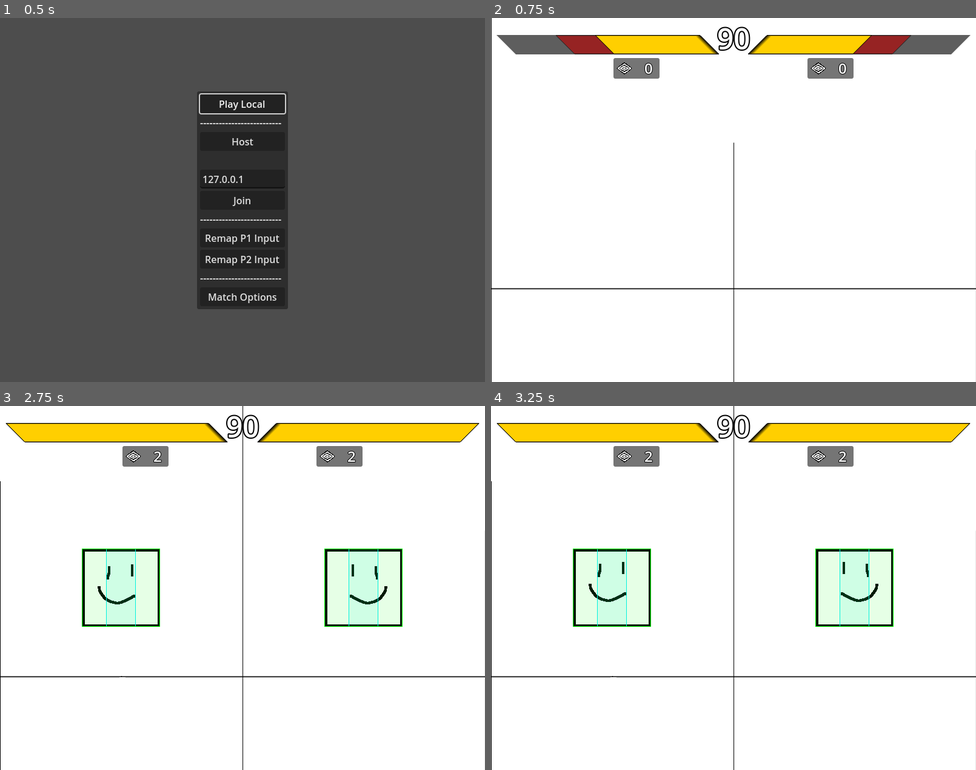
Above: before the commit, frames 1-4 (two rows, left to right).
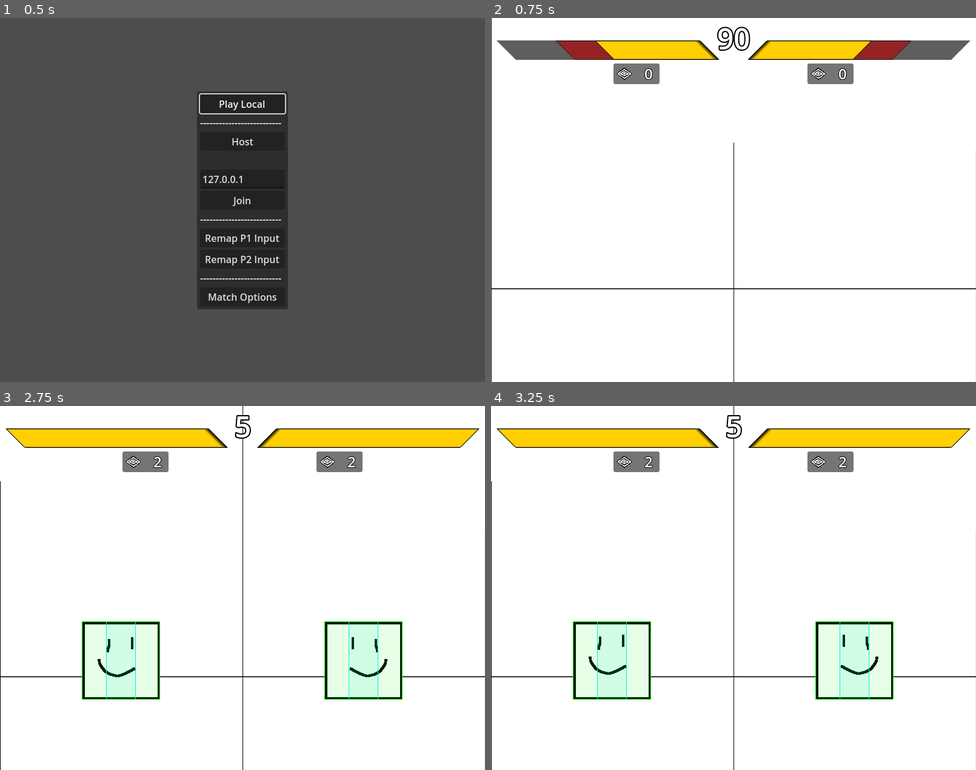
Above: after the commit, the same moments.

Repository: SamBumgardner/spellstrike
Game: Godot game, scene res://network/main.tscn
Same seed, same stepped clock (60 frames per second), same inputs: the game is played once before the commit and once after it.
Inputs (mouse positions are in pixels of both pictures, inside the frame that each line leads up to):
- Up to frame 1 (0.5 s): no input
- Up to frame 2 (0.75 s): click "Play Local" at 0.5 s
- Up to frame 3 (2.75 s): tap Enter at 1.25 s; move the mouse to (349, 569) at 1.27 s; hold Up 1.28-2 s; click (349, 569) at 1.42 s; tap Space at 2 s; drag from (145, 606) to (218, 660) at 2.02 s
- Up to frame 4 (3.25 s): move the mouse to (782, 507) at 2.77 s; hold Up from 2.78 s (still down)

Frame 1 is identical in both runs. In frame 2, 4.1% of the frame differs, in the area x 1-99%, y 4-19%; in frame 3, 18%, in the area x 1-99%, y 2-81%; in frame 4, 18%.

Commit message:
add timeout display logic
Also fixes the handling of double kos

Diff:
--- a/game/TestGameplay.gd
+++ b/game/TestGameplay.gd
@@ -26,9 +26,11 @@
 @onready var combo_counter_2: ComboCounter = $UI/BattleHUD/ComboCounter2
 @onready var special_counter_1: SpecialCounter = $UI/BattleHUD/SpecialCounter
 @onready var special_counter_2: SpecialCounter = $UI/BattleHUD/SpecialCounter2
+@onready var round_timer_display: RoundTimerDisplay = $UI/BattleHUD/RoundTimerDisplay
 
 @onready var interaction_resolver: InteractionResolver = $InteractionResolver
 @onready var camera_control: CameraControl = $CameraControl
+@onready var round_timer: NetworkTimer = $RoundTimer
 
 enum Side {
     P1 = 0,
@@ -57,20 +59,20 @@
     else:
         SyncManager.set_network_adaptor(preload("res://addons/godot-rollback-netcode/DummyNetworkAdaptor.gd").new())
 
-
-
     # SyncManager.start_logging("D:/detailed_logs/logfile_%s" % multiplayer.get_unique_id())
 
     if multiplayer.is_server():
         $StartMatchTimer.start(2)
         $StartMatchTimer.timeout.connect(SyncManager.start)
+
+    round_timer.timeout.connect(_on_round_timer_timeout)
 
 func _on_sync_started():
     if match_options == null:
         push_error("Match Options is unset. Falling back to default options...")
         match_options = MatchOptions.generate_default()
 
-    var fighterP1: Player = SyncManager.spawn("fighter0", self, preload("res://player/Player.tscn"), {'x': - 200, 'y': 300, 'c': Player.Characters.SPEED, 't': Player.Side.P1}, false);
+    var fighterP1: Player = SyncManager.spawn("fighter0", self, preload("res://player/Player.tscn"), {'x': - 200, 'y': 420, 'c': Player.Characters.SPEED, 't': Player.Side.P1}, false);
     fighterP1.set_multiplayer_authority(p1_network_id if host_side == Side.P1 else p2_network_id)
     fighterP1.input_retriever = match_options.input_retrievers[0]
     health_tracker_1.tracked_player = fighterP1
@@ -80,7 +82,7 @@
     fighterP1.defeated.connect(_on_player_defeated)
     fighterP1.request_projectile.connect(_on_player_requested_projectile)
 
-    var fighterP2: Player = SyncManager.spawn("fighter1", self, preload("res://player/Player.tscn"), {'x': 200, 'y': 300, 'c': Player.Characters.REACH, 't': Player.Side.P2}, false);
+    var fighterP2: Player = SyncManager.spawn("fighter1", self, preload("res://player/Player.tscn"), {'x': 200, 'y': 420, 'c': Player.Characters.REACH, 't': Player.Side.P2}, false);
     fighterP2.set_multiplayer_authority(p2_network_id if host_side == Side.P1 else p1_network_id)
 
     # when playing online as p2, use the "normal" p1 mapping the player set up.
@@ -105,6 +107,7 @@
     $AudioStreamPlayer.play()
     $UI/BattleHUD.show()
 
+    round_timer.start(match_options.default_ticks_per_round)
 
 func _on_sync_error(_msg: String):
     # communicate that a fatal state mismatch occurred.
@@ -135,26 +138,49 @@
         _on_sync_error("")
 
 # HANDLE PLAYER DEFEAT #
+func _on_round_timer_timeout():
+    var round_timeout_result = interaction_resolver.decide_timeout_results()
+    if round_timeout_result.winning_player != null:
+        _end_round(round_timeout_result.winning_player, [round_timeout_result.losing_player])
+    else:
+        _end_round(null, round_timeout_result.tie_players)
 
 func _on_player_defeated():
     if not confirm_defeat_timer._running:
+        round_timer.stop()
         confirm_defeat_timer.start(SyncManager.max_buffer_size)
 
 func _on_confirm_defeat_timer_timeout(players: Array):
+    var winning_player: Player = null
+    var defeated_players: Array = []
     for player in players:
         if player.status == Player.Status.DEFEATED:
-            _player_defeat_confirmed(players.filter(func(x): return x != player)[0], player)
-            return # TODO: handle double KOs properly.
-
-func _player_defeat_confirmed(winner: Player, loser: Player):
-    winner.fsm.force_change_state(Player.State.VICTORY)
-    #TODO: use a smarter method to tell which player is which:
-    if health_tracker_1.tracked_player == winner:
-        win_tracker_1.increment_wins()
-    else:
-        win_tracker_2.increment_wins()
-
-    $UI/BattleHUD/MatchOver.visible = true
+            defeated_players.append(player)
+        else:
+            winning_player = player
+
+    _end_round(winning_player, defeated_players)
+
+func _end_round(winning_player: Player, defeated_players: Array):
+    if winning_player != null:
+        winning_player.receive_victory()
+        #TODO: use a smarter method to tell which player is which:
+        if winning_player.team == Player.Side.P1:
+            win_tracker_1.increment_wins()
+        else:
+            win_tracker_2.increment_wins()
+
+    for loser in defeated_players:
+        loser.receive_defeat()
+
+    if winning_player != null:
+        $UI/BattleHUD/MatchOver.visible = true
+        $UI/BattleHUD/MatchOver.text = "PLAYER %s WINS!" % (winning_player.team + 1)
+        #TODO: Trigger more exciting end of round effects
+    else:
+        $UI/BattleHUD/MatchOver.visible = true
+        $UI/BattleHUD/MatchOver.text = "TIE ROUND\rGO AGAIN!"
+
     # wait for some time, then do setup necessary to set up next round.
     const ticks_per_sec := 60
     start_new_round_timer.start(ticks_per_sec)
@@ -170,6 +196,7 @@
     for player in players:
         player.reset()
     $UI/BattleHUD/MatchOver.visible = false
+    round_timer.start(match_options.default_ticks_per_round)
 
 func _process(_delta: float) -> void:
     if Input.is_action_just_pressed("ui_cancel"):
--- a/game/TestGameplay.tscn
+++ b/game/TestGameplay.tscn
@@ -37,18 +37,18 @@
 anchors_preset = -1
 anchor_right = 0.0
 offset_left = 25.0
-offset_top = 28.0
+offset_top = 37.0
 offset_right = 360.0
-offset_bottom = 60.0
+offset_bottom = 69.0
 grow_horizontal = 1
 
 [node name="WinTracker" parent="UI/BattleHUD" instance=ExtResource("3_nhsyv")]
 layout_mode = 1
 anchors_preset = -1
 offset_left = 50.0
-offset_top = 63.0
+offset_top = 3.0
 offset_right = 137.0
-offset_bottom = 97.0
+offset_bottom = 37.0
 
 [node name="HealthTracker2" parent="UI/BattleHUD" instance=ExtResource("2_cvjpa")]
 custom_minimum_size = Vector2(335, 0)
@@ -57,9 +57,9 @@
 anchors_preset = -1
 anchor_left = 1.0
 offset_left = -25.0
-offset_top = 28.0
+offset_top = 37.0
 offset_right = 310.0
-offset_bottom = 60.0
+offset_bottom = 69.0
 grow_horizontal = 1
 scale = Vector2(-1, 1)
 
@@ -69,25 +69,23 @@
 anchor_left = 1.0
 anchor_right = 1.0
 offset_left = -132.0
-offset_top = 68.0
+offset_top = 3.0
 offset_right = -45.0
-offset_bottom = 102.0
+offset_bottom = 37.0
 grow_horizontal = 0
 
 [node name="MatchOver" type="Label" parent="UI/BattleHUD" groups=["network_sync"]]
 visible = false
 layout_mode = 1
-anchors_preset = 8
+anchors_preset = -1
 anchor_left = 0.5
-anchor_top = 0.5
+anchor_top = 0.2
 anchor_right = 0.5
-anchor_bottom = 0.5
-offset_left = -51.5
-offset_top = -11.5
-offset_right = 51.5
-offset_bottom = 11.5
+anchor_bottom = 0.2
+offset_left = -77.0
+offset_right = 77.0
+offset_bottom = 34.0
 grow_horizontal = 2
-grow_vertical = 2
 text = "MATCH OVER"
 horizontal_alignment = 1
 script = ExtResource("3_qj1xu")
@@ -113,8 +111,8 @@
 anchor_top = 0.08
 anchor_right = 0.3
 anchor_bottom = 0.08
-offset_top = 18.0
-offset_bottom = 52.0
+offset_top = 27.0
+offset_bottom = 61.0
 grow_vertical = 1
 
 [node name="SpecialCounter2" parent="UI/BattleHUD" instance=ExtResource("8_iinh3")]
@@ -124,13 +122,14 @@
 anchor_top = 0.08
 anchor_right = 0.7
 anchor_bottom = 0.08
-offset_top = 18.0
-offset_bottom = 52.0
+offset_top = 27.0
+offset_bottom = 61.0
 grow_vertical = 1
 
-[node name="RoundTimerDisplay" parent="UI/BattleHUD" instance=ExtResource("9_cdte3")]
+[node name="RoundTimerDisplay" parent="UI/BattleHUD" node_paths=PackedStringArray("tracked_timer") instance=ExtResource("9_cdte3")]
 layout_mode = 1
 anchors_preset = -1
+tracked_timer = NodePath("../../../RoundTimer")
 
 [node name="Notification" parent="UI" instance=ExtResource("9_rb1s8")]
 visible = false
@@ -170,3 +169,9 @@
 
 [node name="StartMatchTimer" type="Timer" parent="."]
 one_shot = true
+
+[node name="RoundTimer" type="Node" parent="."]
+script = ExtResource("3_7unwa")
+one_shot = true
+wait_ticks = 3600
+hash_state = false
--- a/game/options/MatchOptions.gd
+++ b/game/options/MatchOptions.gd
@@ -4,7 +4,7 @@
 
 const ticks_per_second: int = 60
 const default_seconds_per_round: int = 60
-const default_ticks_per_round: int = ticks_per_second * default_seconds_per_round
+const default_ticks_per_round: int = 5 * ticks_per_second #ticks_per_second * default_seconds_per_round
 
 var input_retrievers: Array
 
--- a/game/player/Player.gd
+++ b/game/player/Player.gd
@@ -231,9 +231,16 @@
 func handle_defeat() -> void:
     # stop all control
     # play defeat animation
+    receive_defeat()
+    defeated.emit()
+
+func receive_victory() -> void:
+    #TODO: have some logic here to do timeout win instead of normal win.
+    fsm.force_change_state(State.VICTORY)
+
+func receive_defeat() -> void:
+    #TODO: add logic here to do timeout loss instead of normal loss.
     fsm.force_change_state(State.DEFEATED)
-    defeated.emit()
-
 
 ##########################
 # ROLLBACK IMPLEMNTATION #
--- a/game/player/fsm/effects/EffectLib.gd
+++ b/game/player/fsm/effects/EffectLib.gd
@@ -102,11 +102,12 @@
         return Player.State.NONE
 
 static func decaying_pushback(owner: Player, _input_buffer: ActionBuffer, ticks_in_state: int) -> Player.State:
-    var base_decay = (owner.pushback / min(owner.hitstun_duration, 10) * ticks_in_state)
-    var remainder = owner.pushback % min(owner.hitstun_duration, 10)
-    base_decay += min(ticks_in_state, remainder)
+    if owner.status == Player.Status.HITSTUN:
+        var base_decay = (owner.pushback / min(owner.hitstun_duration, 10) * ticks_in_state)
+        var remainder = owner.pushback % min(owner.hitstun_duration, 10)
+        base_decay += min(ticks_in_state, remainder)
 
-    owner.pushback_velocity = owner.scale.x * -1 * max(owner.pushback - base_decay, 0)
+        owner.pushback_velocity = owner.scale.x * -1 * max(owner.pushback - base_decay, 0)
     #if ticks_in_state % 3 != 0:
         #owner.pushback = max(owner.pushback - 2, 0)
 
--- a/game/resolver/InteractionResolver.gd
+++ b/game/resolver/InteractionResolver.gd
@@ -160,6 +160,19 @@
 func _has_successful_attack(attacker: Player) -> bool:
     return attacker.active_hitbox_hit()
 
+func decide_timeout_results() -> TimeoutResult:
+    var result = TimeoutResult.new()
+    if p1.health > p2.health:
+        result.winning_player = p1
+        result.losing_player = p2
+    elif p1.health < p2.health:
+        result.winning_player = p2
+        result.losing_player = p1
+    else:
+        result.tie_players = [p1, p2]
+
+    return result
+
 enum ResultType {
     NEUTRAL = 0,
     HIT_OTHER = 1,
@@ -171,3 +184,8 @@
     var result: ResultType = ResultType.NEUTRAL
     var hurt_by_details # need to do some kind of tracking to make sure a character doesn't get double-hit by a single action.
     var natural_pushback
+
+class TimeoutResult:
+    var winning_player: Player
+    var losing_player: Player
+    var tie_players: Array
--- a/game/ui/round_timer_display.gd
+++ b/game/ui/round_timer_display.gd
@@ -17,7 +17,7 @@
             seconds_remaining_label.text = str(seconds_remaining)
 
 func ticks_to_seconds(ticks: int) -> int:
-    return ticks / MatchOptions.ticks_per_second
+    return ceili(ticks / float(MatchOptions.ticks_per_second))
 
 func _process(_delta: float) -> void:
     update_seconds_remaining_display()
